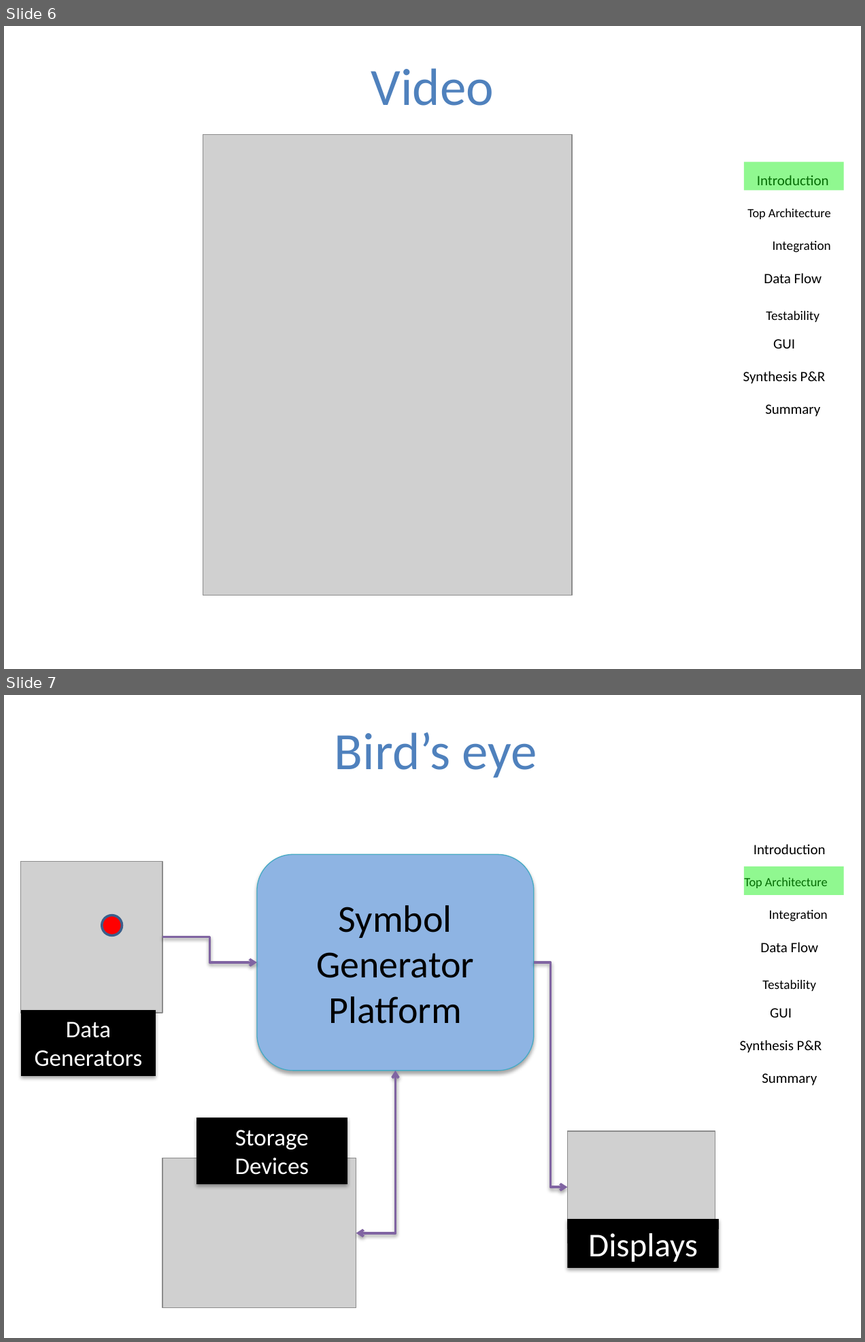
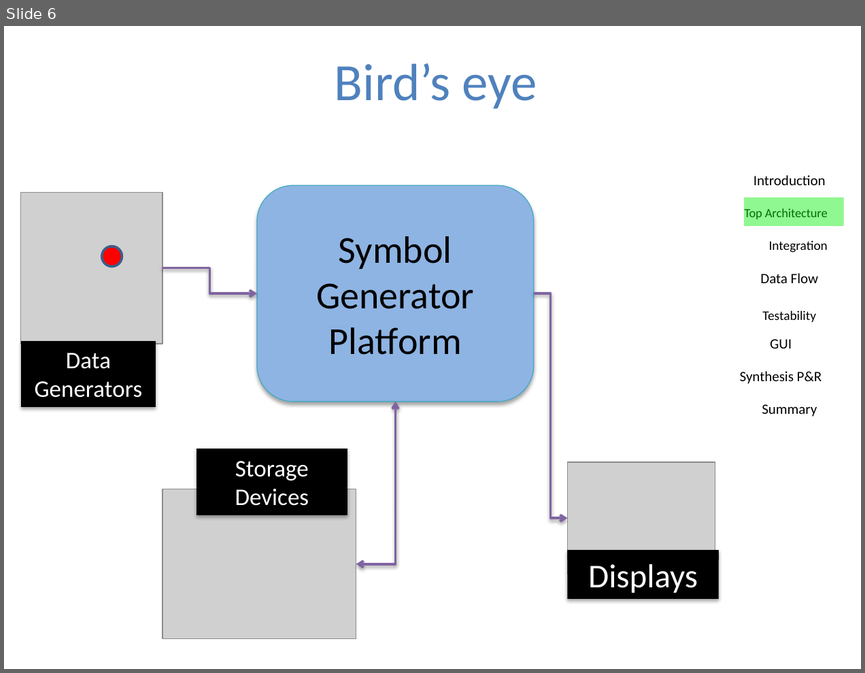
Before and after one commit to sandro6579/symbol-generator, a slide deck: Presentation/Part_B_final/Symbol_Generator_Project_Presentation_Part_B.pptx. Shown one above the other, each under a label of ours: slides 6 and 7 before the commit, slide 6 after it. The pictures are 865x1342 and 865x673 pixels, drawn with LibreOffice and Linux fonts; fonts in the diff are those of the drawing; grey boxes stand for pictures; background and template pictures are left out. Boxes give left, top, right and bottom in pixels: in the first picture for what was removed or moved away, otherwise in the second. Text is boxed around its words. In the diff, an @@ line names an element or a change of style, - is before the commit and + after.

```diff
--- a/Presentation/Part_B_final/Symbol_Generator_Project_Presentation_Part_B.pptx
+++ b/Presentation/Part_B_final/Symbol_Generator_Project_Presentation_Part_B.pptx
@@ slide 6 removed at <box>4,26,861,669</box>, background picture (left out) @@
@@ title removed at <box>371,68,494,106</box> @@
-Video
@@ picture removed at <box>203,134,572,595</box> @@
@@ rectangle removed at <box>743,161,844,190</box> @@
@@ group removed at <box>743,169,839,416</box>: 7 texts, 1 rectangle @@
-Introduction
-Top Architecture
-Integration
-Data Flow
-Testability
-GUI
-Synthesis P&R
-Summary
@@ what was slide 7 is now slide 6 @@
```
Also in this commit, not shown: 5 slides changed, 2 other files.
